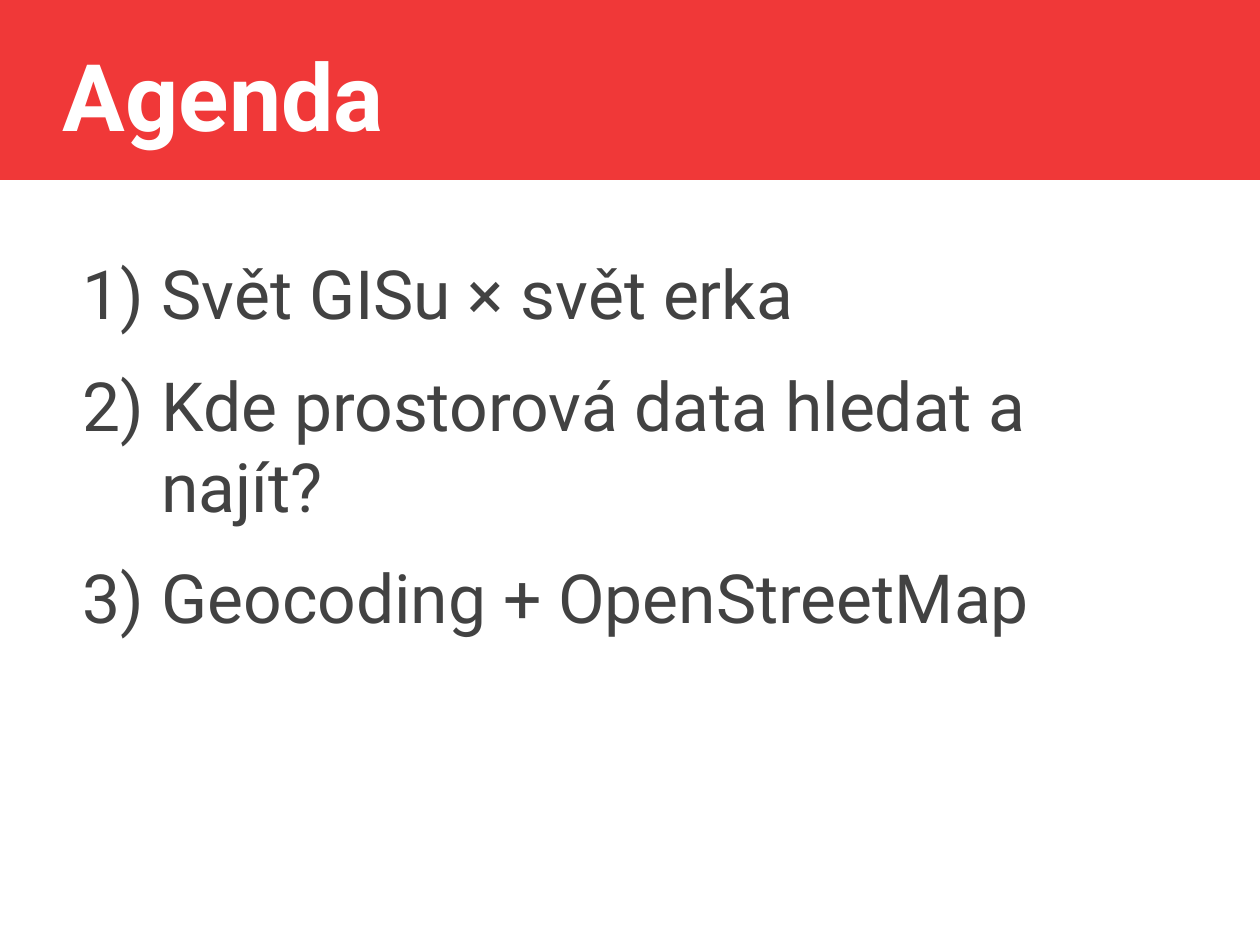
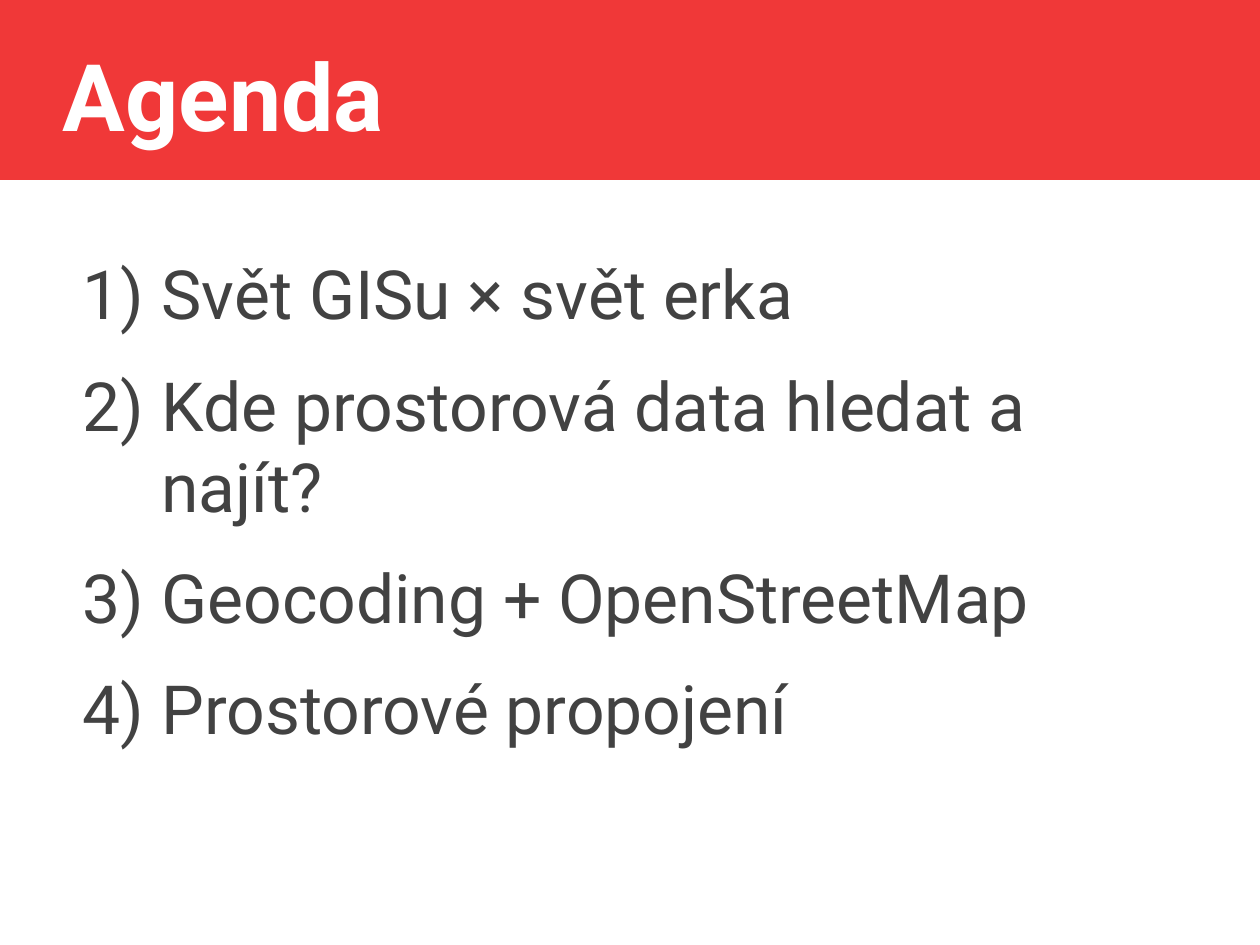
Before and after one commit to jlacko/4EK418, a slide deck: slide 2 of prez/2 - svět gisu svět erka.odp. Drawn at 1260x945 pixels with LibreOffice and Linux fonts; fonts in the diff are those of the drawing. Boxes give left, top, right and bottom in pixels: in the first picture for what was removed or moved away, otherwise in the second. Text is boxed around its words. In the diff, an @@ line names an element or a change of style, - is before the commit and + after.

```diff
--- a/prez/2 - svět gisu svět erka.odp
+++ b/prez/2 - svět gisu svět erka.odp
@@ text at [162, 683, 788, 749]: paragraph added @@
+4) Prostorové propojení
```
Also in this commit, not shown: 2 slides added, 7 other files.
